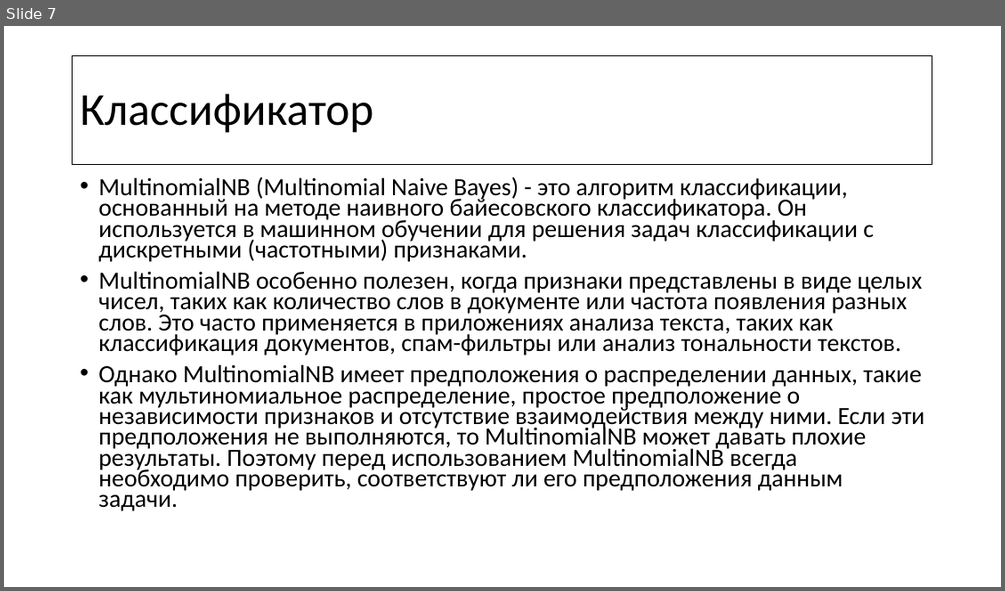
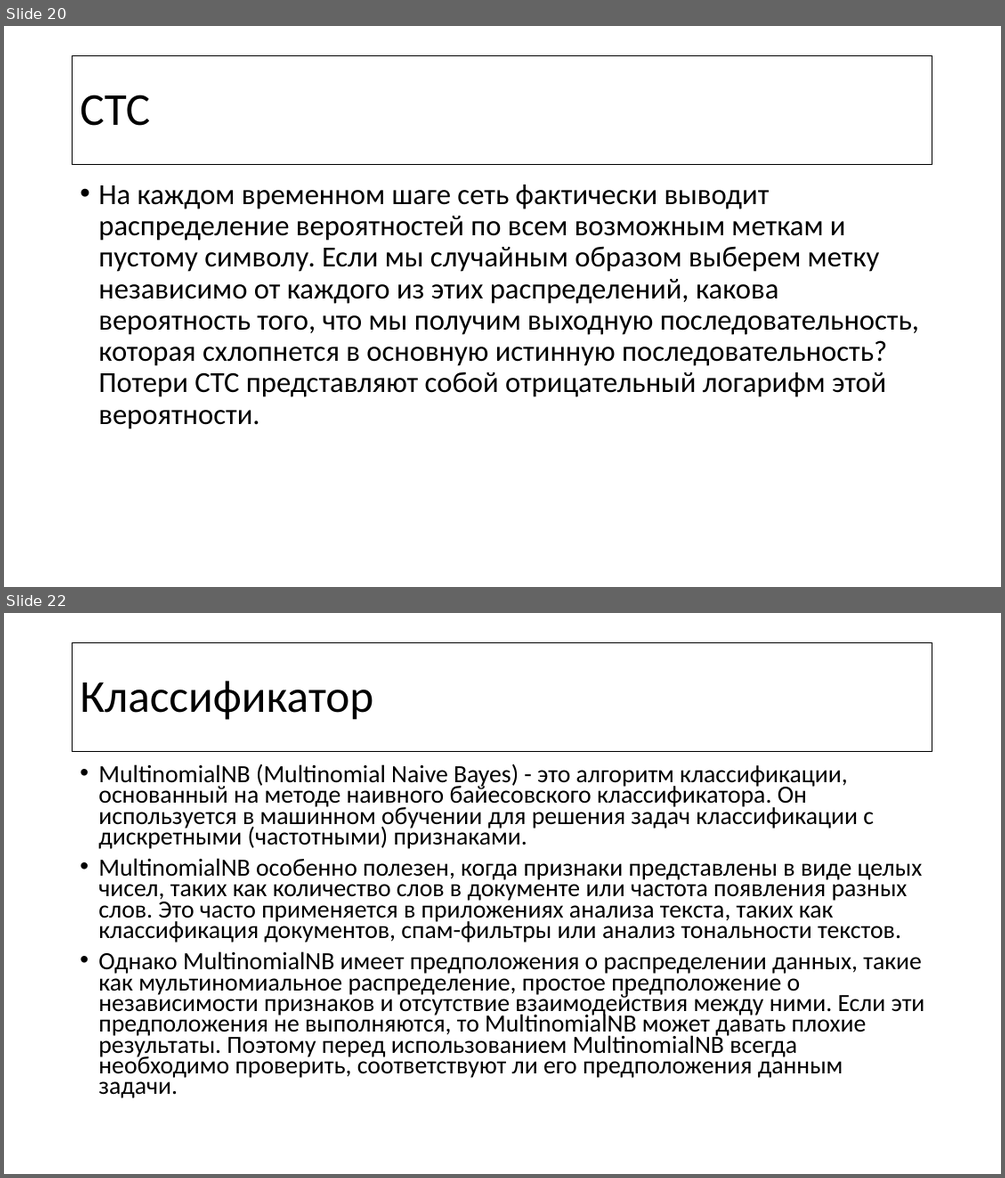
Before and after one commit to riapush/Image-to-text-and-recognition-project, a slide deck: Machine learning course.pptx. Shown one above the other, each under a label of ours: slide 7 before the commit, slides 20 and 22 after it; the slides between them are not shown. The pictures are 1005x591 and 1005x1178 pixels, drawn with LibreOffice and Linux fonts; fonts in the diff are those of the drawing. Boxes give left, top, right and bottom in pixels: in the first picture for what was removed or moved away, otherwise in the second. Text is boxed around its words. In the diff, an @@ line names an element or a change of style, - is before the commit and + after.

```diff
--- a/Machine learning course.pptx
+++ b/Machine learning course.pptx
@@ slide 20 added at <box>4,26,1001,587</box>, background #FFFFFF @@
@@ title added at <box>73,56,933,164</box>, outline #000000 0.75 pt, 44 pt, text #000000 @@
+CTC
@@ text added at <box>98,184,919,429</box>, 28 pt, text #000000 @@
+• На каждом временном шаге сеть фактически выводит распределение вероятностей по всем возможным меткам и пустому символу. Если мы случайным образом выберем метку независимо от каждого из этих распределений, какова вероятность того, что мы получим выходную последовательность, которая схлопнется в основную истинную последовательность? Потери CTC представляют собой отрицательный логарифм этой вероятности.
@@ what was slide 7 is now slide 22 @@
```
Also in this commit, not shown: 1 slide changed, 15 other slides added, 1 other file.
